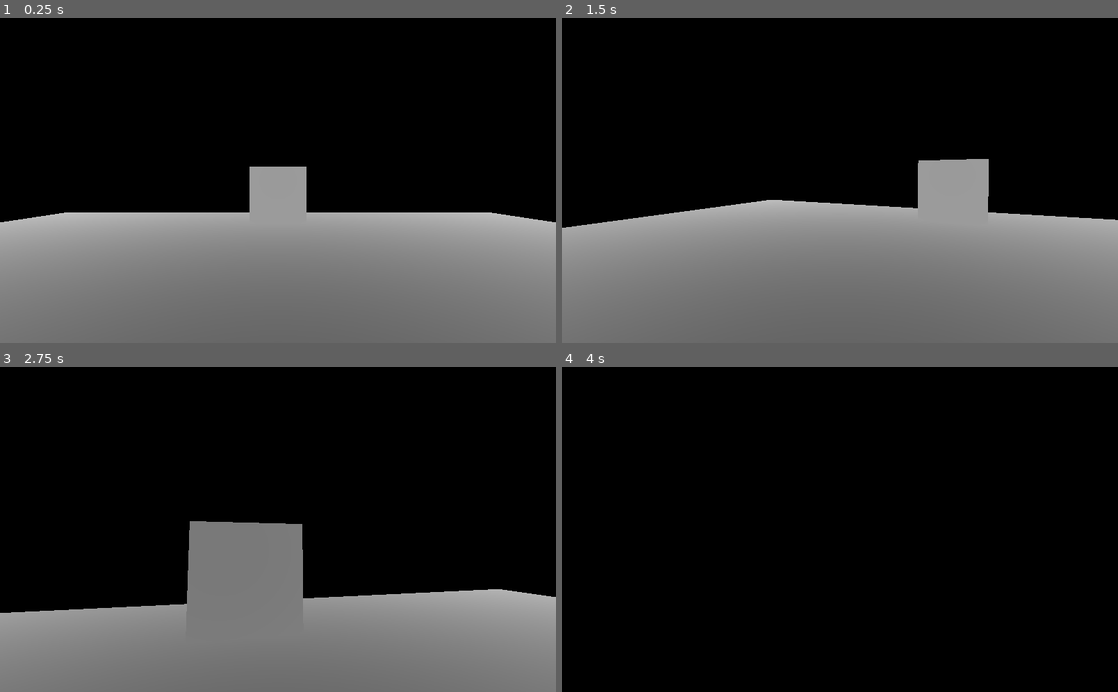
Above: before the commit, frames 1-4 (two rows, left to right).
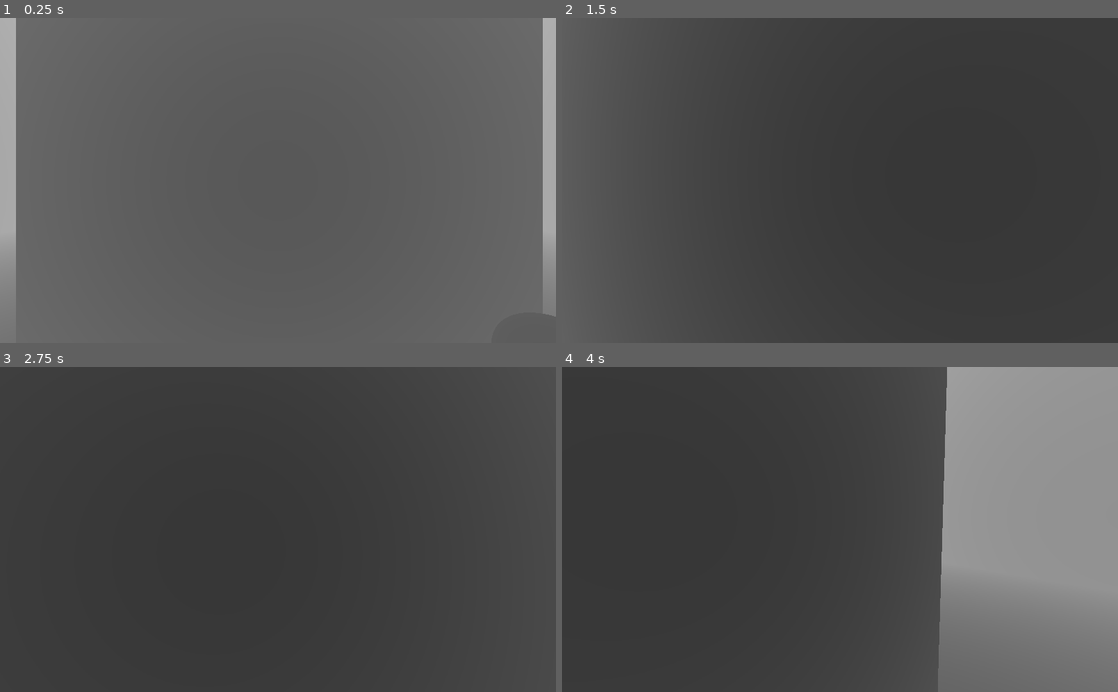
Above: after the commit, the same moments.

Repository: 4k437/dpg
Game: Godot game, scene res://World.tscn
The game is run twice, just before and just after one commit, with the same random seed, the same clock (stepped at 60 frames per second) and the same inputs.
Inputs (mouse positions are in pixels of both pictures, inside the frame that each line leads up to):
- Up to frame 1 (0.25 s): no input
- Up to frame 2 (1.5 s): move the mouse to (867, 180) at 0.52 s; hold W (move_up) from 0.53 s (still down); right-click (867, 180) at 0.6 s; tap Space (move_jump) at 0.77 s; move the mouse to (812, 180) at 1.27 s; right-click (812, 180) at 1.35 s
- Up to frame 3 (2.75 s): keep holding W (move_up); tap Space (move_jump) at 1.52 s; move the mouse to (289, 523) at 2.02 s; right-click (289, 523) at 2.1 s
- Up to frame 4 (4 s): keep holding W (move_up); move the mouse to (834, 536) at 2.77 s; right-click (834, 536) at 2.85 s; tap Space (move_jump) at 3.02, 3.77 s; move the mouse to (878, 532) at 3.52 s; right-click (878, 532) at 3.6 s

The runs differ from the first frame. In frame 1, 83% of the frame differs, in the area x 0-100%, y 0-99%; in frame 2, 100%; in frame 3, 100%, in the area x 0-100%, y 0-100%; in frame 4, 100%.

Commit message:
sphere, sphere catcher, door

Diff:
--- a/World.tscn
+++ b/World.tscn
@@ -1,7 +1,10 @@
-[gd_scene load_steps=12 format=2]
+[gd_scene load_steps=21 format=2]
 
 [ext_resource path="res://player.gd" type="Script" id=1]
 [ext_resource path="res://exit.gd" type="Script" id=2]
+[ext_resource path="res://sphere.gd" type="Script" id=3]
+[ext_resource path="res://catcher.gd" type="Script" id=4]
+[ext_resource path="res://door.gd" type="Script" id=5]
 
 [sub_resource type="CapsuleShape" id=1]
 radius = 0.5
@@ -9,14 +12,21 @@
 [sub_resource type="CapsuleMesh" id=2]
 radius = 0.5
 
-[sub_resource type="CubeMesh" id=3]
+[sub_resource type="SphereShape" id=3]
+radius = 0.25
+
+[sub_resource type="SphereMesh" id=4]
+radius = 0.25
+height = 0.5
+
+[sub_resource type="CubeMesh" id=5]
 resource_local_to_scene = true
 size = Vector3( 20, 2, 20 )
 
-[sub_resource type="BoxShape" id=4]
+[sub_resource type="BoxShape" id=6]
 extents = Vector3( 10, 1, 10 )
 
-[sub_resource type="Environment" id=5]
+[sub_resource type="Environment" id=7]
 background_mode = 1
 fog_enabled = true
 fog_color = Color( 1, 1, 1, 1 )
@@ -25,22 +35,36 @@
 fog_depth_end = 50.0
 fog_depth_curve = 0.189465
 
-[sub_resource type="CubeMesh" id=6]
-
-[sub_resource type="BoxShape" id=7]
-
-[sub_resource type="SphereShape" id=8]
-
-[sub_resource type="SphereMesh" id=9]
+[sub_resource type="CubeMesh" id=8]
+
+[sub_resource type="BoxShape" id=9]
+
+[sub_resource type="SphereShape" id=10]
+
+[sub_resource type="SphereMesh" id=11]
+
+[sub_resource type="SphereShape" id=12]
+
+[sub_resource type="CylinderMesh" id=13]
+top_radius = 0.75
+bottom_radius = 0.75
+height = 1.5
+
+[sub_resource type="BoxShape" id=14]
+extents = Vector3( 2, 2, 0.2 )
+
+[sub_resource type="CubeMesh" id=15]
+size = Vector3( 4, 4, 0.4 )
 
 [node name="World" type="Spatial"]
 
 [node name="player" type="KinematicBody" parent="."]
+collision_layer = 2
+collision_mask = 5
 script = ExtResource( 1 )
 mouse_sensitivity = 0.5
 friction = 0.2
 air_friction = 0.005
-gravity = 0.01
 jump_force = 7.0
 
 [node name="collision_shape" type="CollisionShape" parent="player"]
@@ -55,6 +79,19 @@
 [node name="camera" type="Camera" parent="player"]
 transform = Transform( 1, 0, 0, 0, 1, 0, 0, 0, 1, 0, 1.5, 0 )
 
+[node name="sphere" type="KinematicBody" parent="."]
+transform = Transform( 1, 0, 0, 0, 1, 0, 0, 0, 1, 1.48686, 0.492385, 0 )
+collision_layer = 4
+script = ExtResource( 3 )
+move_speed = 5.0
+
+[node name="collision_shape" type="CollisionShape" parent="sphere"]
+shape = SubResource( 3 )
+
+[node name="mesh_instance" type="MeshInstance" parent="sphere"]
+mesh = SubResource( 4 )
+material/0 = null
+
 [node name="static_body" type="StaticBody" parent="."]
 transform = Transform( 1, 0, 0, 0, 1, 0, 0, 0, 1, 0, -1.01065, -1.0706 )
 __meta__ = {
@@ -62,14 +99,79 @@
 }
 
 [node name="mesh_instance" type="MeshInstance" parent="static_body"]
-mesh = SubResource( 3 )
+mesh = SubResource( 5 )
 material/0 = null
 
 [node name="collision_shape" type="CollisionShape" parent="static_body"]
-shape = SubResource( 4 )
+shape = SubResource( 6 )
+
+[node name="static_body7" type="StaticBody" parent="."]
+transform = Transform( 1, 0, 0, 0, 1, 0, 0, 0, 1, 0, 17.1755, -1.0706 )
+__meta__ = {
+"_edit_group_": true
+}
+
+[node name="mesh_instance" type="MeshInstance" parent="static_body7"]
+mesh = SubResource( 5 )
+material/0 = null
+
+[node name="collision_shape" type="CollisionShape" parent="static_body7"]
+shape = SubResource( 6 )
+
+[node name="static_body3" type="StaticBody" parent="."]
+transform = Transform( -4.37114e-08, -1, 0, 1, -4.37114e-08, 0, 0, 0, 1, 8.94133, 8.22741, -1.0706 )
+__meta__ = {
+"_edit_group_": true
+}
+
+[node name="mesh_instance" type="MeshInstance" parent="static_body3"]
+mesh = SubResource( 5 )
+material/0 = null
+
+[node name="collision_shape" type="CollisionShape" parent="static_body3"]
+shape = SubResource( 6 )
+
+[node name="static_body4" type="StaticBody" parent="."]
+transform = Transform( -4.37114e-08, -1, 0, 1, -4.37114e-08, 0, 0, 0, 1, -8.90692, 8.22741, -1.0706 )
+__meta__ = {
+"_edit_group_": true
+}
+
+[node name="mesh_instance" type="MeshInstance" parent="static_body4"]
+mesh = SubResource( 5 )
+material/0 = null
+
+[node name="collision_shape" type="CollisionShape" parent="static_body4"]
+shape = SubResource( 6 )
+
+[node name="static_body5" type="StaticBody" parent="."]
+transform = Transform( 1.91069e-15, 4.37114e-08, -1, 1, -4.37114e-08, 0, -4.37114e-08, -1, -4.37114e-08, -0.148677, 8.22741, -10.0789 )
+__meta__ = {
+"_edit_group_": true
+}
+
+[node name="mesh_instance" type="MeshInstance" parent="static_body5"]
+mesh = SubResource( 5 )
+material/0 = null
+
+[node name="collision_shape" type="CollisionShape" parent="static_body5"]
+shape = SubResource( 6 )
+
+[node name="static_body6" type="StaticBody" parent="."]
+transform = Transform( 1.91069e-15, 4.37114e-08, -1, 1, -4.37114e-08, 0, -4.37114e-08, -1, -4.37114e-08, -0.148677, 8.22741, 7.87589 )
+__meta__ = {
+"_edit_group_": true
+}
+
+[node name="mesh_instance" type="MeshInstance" parent="static_body6"]
+mesh = SubResource( 5 )
+material/0 = null
+
+[node name="collision_shape" type="CollisionShape" parent="static_body6"]
+shape = SubResource( 6 )
 
 [node name="world_environment" type="WorldEnvironment" parent="."]
-environment = SubResource( 5 )
+environment = SubResource( 7 )
 
 [node name="static_body2" type="StaticBody" parent="."]
 transform = Transform( 1, 0, 0, 0, 1, 0, 0, 0, 1, 0, 0.983349, -9.12185 )
@@ -78,19 +180,51 @@
 }
 
 [node name="mesh_instance2" type="MeshInstance" parent="static_body2"]
-mesh = SubResource( 6 )
+mesh = SubResource( 8 )
 material/0 = null
 
 [node name="collision_shape" type="CollisionShape" parent="static_body2"]
-shape = SubResource( 7 )
+shape = SubResource( 9 )
 
 [node name="exit" type="Area" parent="."]
 transform = Transform( 1, 0, 0, 0, 1, 0, 0, 0, 1, 0, 1.19766, 7.3432 )
+collision_layer = 0
+collision_mask = 2
 script = ExtResource( 2 )
 
 [node name="coll_shape" type="CollisionShape" parent="exit"]
-shape = SubResource( 8 )
+shape = SubResource( 10 )
 
 [node name="mesh_instance" type="MeshInstance" parent="exit"]
-mesh = SubResource( 9 )
-material/0 = null
+mesh = SubResource( 11 )
+material/0 = null
+
+[node name="catcher" type="Area" parent="."]
+transform = Transform( 1, 0, 0, 0, -4.37114e-08, 1, 0, -1, -4.37114e-08, 4.93846, 0.951878, 6.97283 )
+collision_layer = 0
+collision_mask = 4
+script = ExtResource( 4 )
+
+[node name="collision_shape" type="CollisionShape" parent="catcher"]
+shape = SubResource( 12 )
+
+[node name="mesh_instance" type="MeshInstance" parent="catcher"]
+mesh = SubResource( 13 )
+material/0 = null
+
+[node name="door" type="StaticBody" parent="."]
+transform = Transform( 1, 0, 0, 0, 1, 0, 0, 0, 1, 0.01109, 0, -1.9633 )
+script = ExtResource( 5 )
+__meta__ = {
+"_edit_group_": true
+}
+activators = [ NodePath("../catcher") ]
+
+[node name="collision_shape" type="CollisionShape" parent="door"]
+transform = Transform( 1, 0, 0, 0, 1, 0, 0, 0, 1, 0, 2, 0 )
+shape = SubResource( 14 )
+
+[node name="mesh_instance" type="MeshInstance" parent="door"]
+transform = Transform( 1, 0, 0, 0, 1, 0, 0, 0, 1, 0, 2, 0 )
+mesh = SubResource( 15 )
+material/0 = null
--- /dev/null
+++ b/catcher.gd
@@ -0,0 +1,22 @@
+extends Area
+
+signal activated
+
+var activated = false
+
+func _ready() -> void:
+	Timekeeper.connect("tick", self, "tick")
+	connect("body_entered", self, "body_entered")
+
+func body_entered(body):
+	if (Timekeeper.is_recording):
+		activated = true
+		emit_signal("activated")
+		body.velocity = Vector3.ZERO
+
+func _physics_process(_delta: float) -> void:
+	if (!Timekeeper.is_recording):
+		activated = Timekeeper.retrieve_information(self)
+
+func tick():
+	Timekeeper.store_information(activated, self)
--- /dev/null
+++ b/door.gd
@@ -0,0 +1,23 @@
+extends StaticBody
+
+export (Array, NodePath) var activators:Array
+var activations := 0
+
+func _ready() -> void:
+	for activator in activators:
+		get_node(activator).connect("activated", self, "activated")
+	Timekeeper.connect("tick", self, "tick")
+
+func _physics_process(delta: float) -> void:
+	if (!Timekeeper.is_recording):
+		visible = Timekeeper.retrieve_information(self)
+		$collision_shape.disabled = !visible
+
+func activated():
+	activations += 1
+	if (activations >= activators.size()):
+		visible = false
+		$collision_shape.disabled = true
+
+func tick():
+	Timekeeper.store_information(visible, self)
--- a/exit.gd
+++ b/exit.gd
@@ -4,4 +4,5 @@
 	connect("body_entered", self, "body_entered")
 
 func body_entered(body):
-	print(Timekeeper.current_time)
+	if (Timekeeper.is_recording):
+		print(Timekeeper.current_time)
--- a/project.godot
+++ b/project.godot
@@ -112,6 +112,12 @@
  ]
 }
 
+[layer_names]
+
+3d_physics/layer_1="world"
+3d_physics/layer_2="player"
+3d_physics/layer_3="sphere"
+
 [node]
 
 name_casing=2
--- /dev/null
+++ b/sphere.gd
@@ -0,0 +1,29 @@
+extends KinematicBody
+
+var velocity:Vector3
+export var move_speed := 2.0;
+
+func _ready() -> void:
+	Timekeeper.connect("tick", self, "tick")
+	velocity = Vector3.FORWARD * move_speed
+
+func _physics_process(delta: float) -> void:
+	if (Timekeeper.is_recording):
+		movement(delta)
+	else:
+		var info = Timekeeper.retrieve_information(self)
+		global_transform.origin = info[0]
+		velocity = info[1]
+
+func movement(delta):
+	var collision = move_and_collide(velocity * delta)
+
+	if (collision):
+		velocity = velocity.bounce(collision.normal).normalized() * move_speed
+
+func tick():
+	var info = [
+		global_transform.origin,
+		velocity
+	]
+	Timekeeper.store_information(info, self)
--- a/timekeeper.gd
+++ b/timekeeper.gd
@@ -3,7 +3,7 @@
 signal tick
 
 var current_time = 0
-var tickinfo = {}
+var tickinfo := {}
 var is_recording = true
 
 func _input(event: InputEvent) -> void:
@@ -14,6 +14,7 @@
 
 func _physics_process(_delta: float) -> void:
 	if (is_recording):
+		tickinfo[current_time] = {}
 		emit_signal("tick")
 		current_time += 1
 	else:
@@ -22,7 +23,7 @@
 			is_recording = true
 
 func store_information(info, from:Node):
-	tickinfo[current_time] = {"info":info, "obj":from}
+	tickinfo[current_time][from] = {"info":info, "obj":from}
 
 func retrieve_information(from:Node):
-	return tickinfo[current_time].info
+	return tickinfo[current_time][from].info
